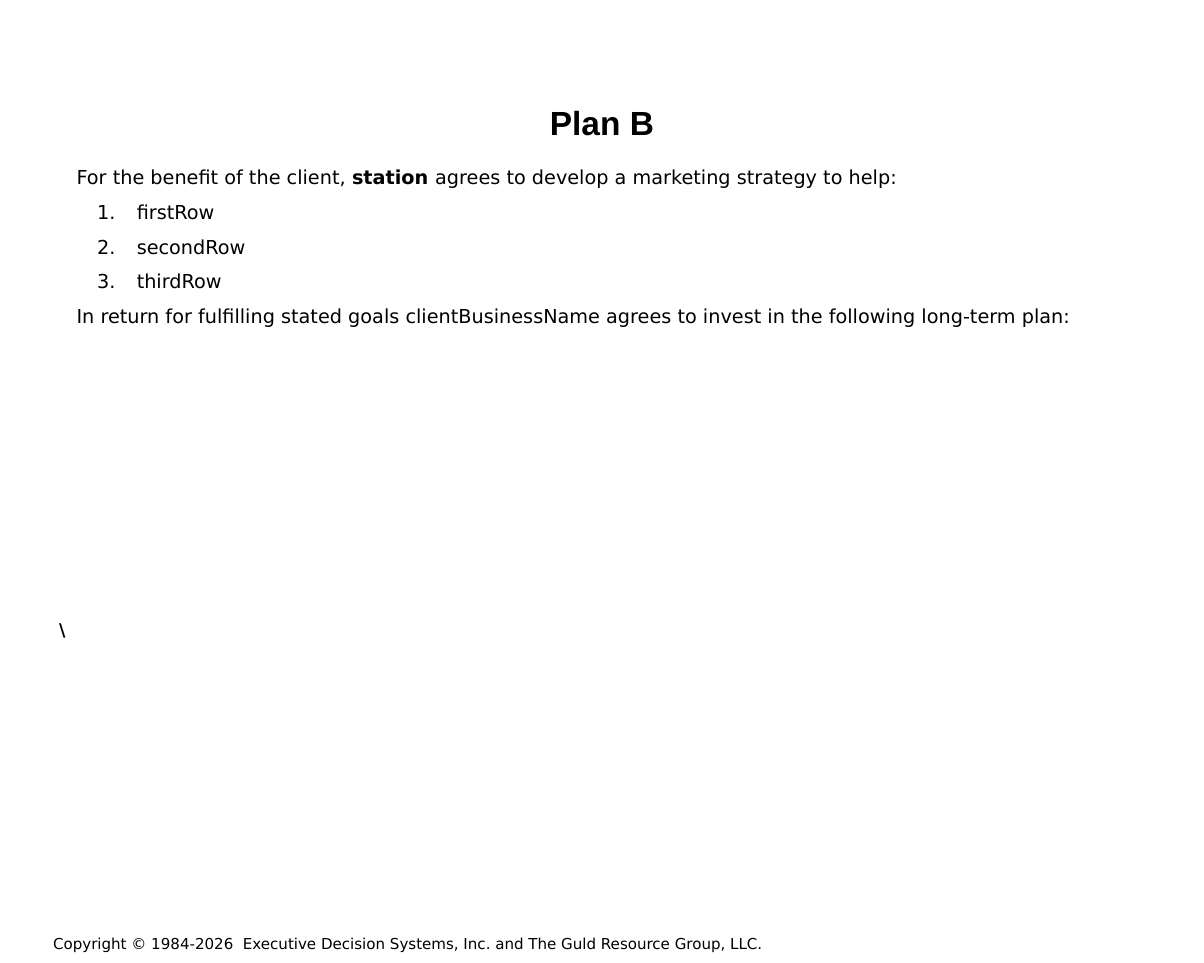
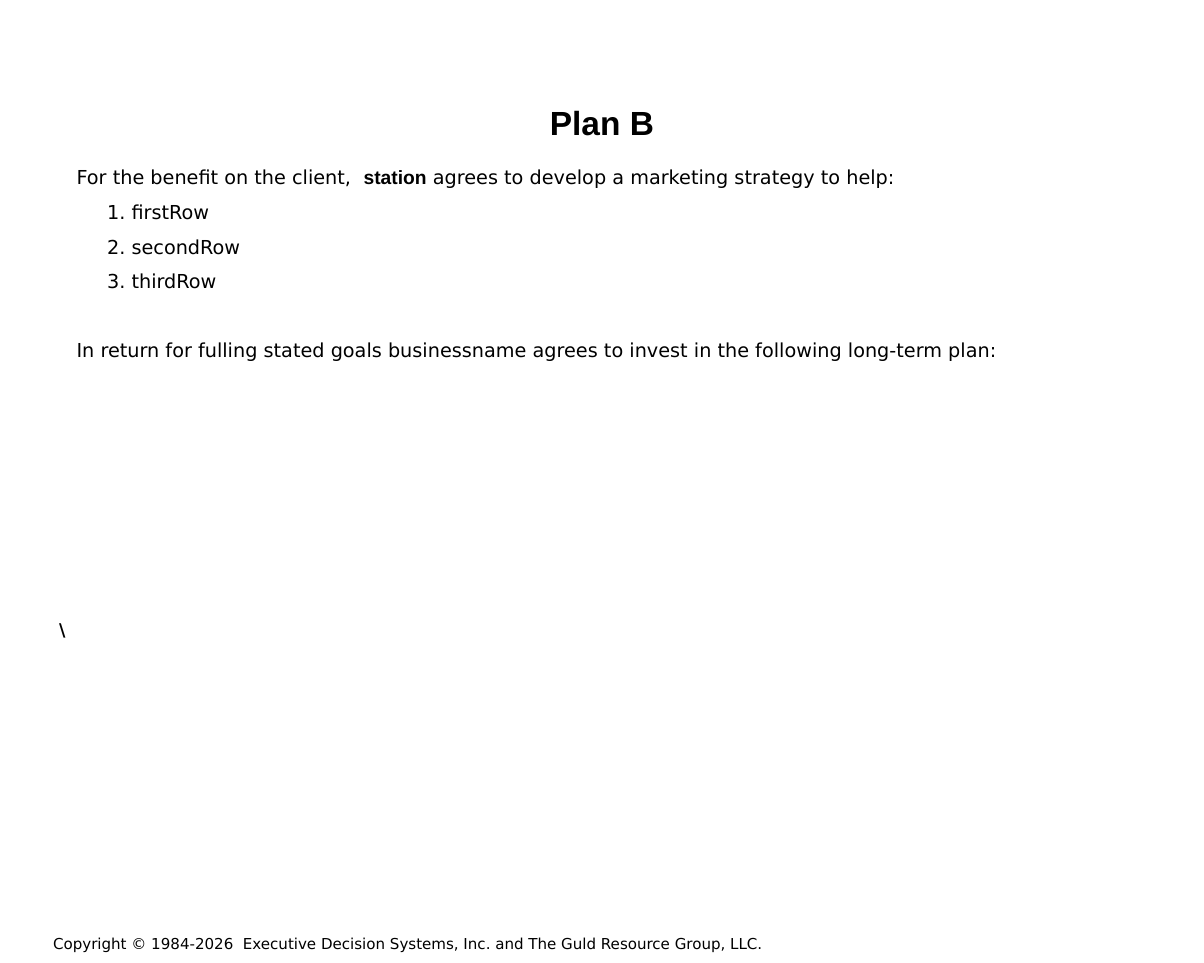
Before and after one commit to hintonandrew510/wizardfrontend, a slide deck: slide 36 of mavenprojectSCR/src/main/resources/powerpointtemplate/tvTemplate.pptx. Drawn at 1204x963 pixels with LibreOffice and Linux fonts; fonts in the diff are those of the drawing; background and template pictures are left out. Boxes give left, top, right and bottom in pixels: in the first picture for what was removed or moved away, otherwise in the second. Text is boxed around its words. In the diff, an @@ line names an element or a change of style, - is before the commit and + after.

```diff
--- a/mavenprojectSCR/src/main/resources/powerpointtemplate/tvTemplate.pptx
+++ b/mavenprojectSCR/src/main/resources/powerpointtemplate/tvTemplate.pptx
@@ text at (x1=77, y1=169, x2=996, y2=361): text changed @@
-For the benefit of the client, station agrees to develop a marketing strategy to help:
-1. firstRow
-2. secondRow
-3. thirdRow
-In return for fulfilling stated goals clientBusinessName agrees to invest in the following long-term plan:
+For the benefit on the client, station agrees to develop a marketing strategy to help:
+1. firstRow
+2. secondRow
+3. thirdRow
+In return for fulling stated goals businessname agrees to invest in the following long-term plan:
```
Also in this commit, not shown: 1 other file.
